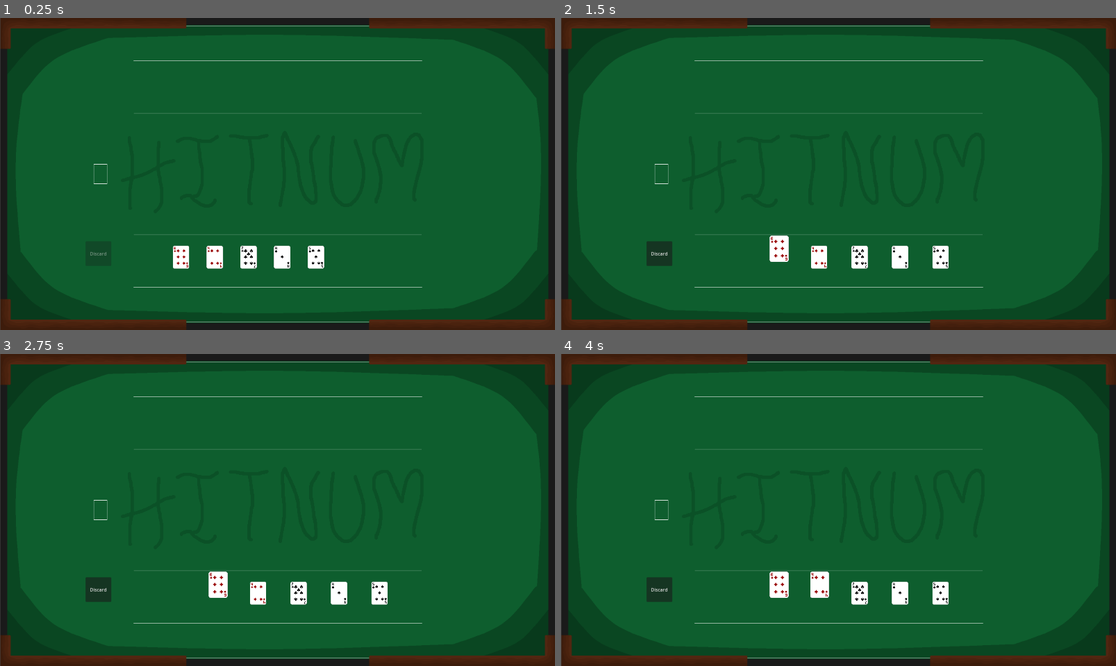
Above: before the commit, frames 1-4 (two rows, left to right).
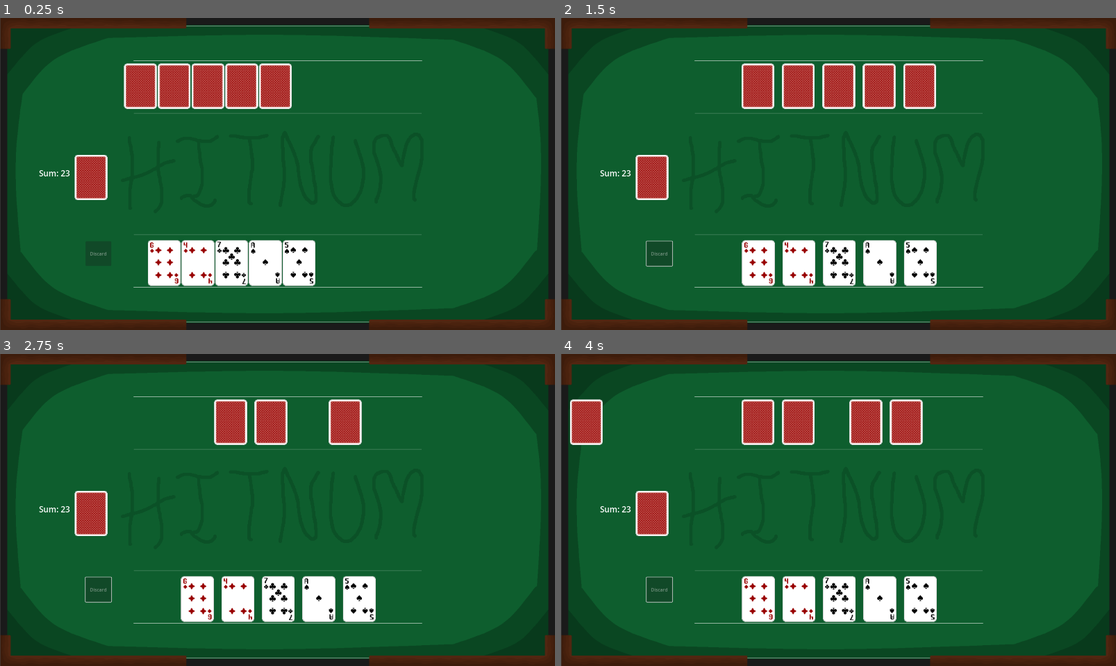
Above: after the commit, the same moments.

Repository: Otaibifmf/card-game
Game: Godot game, scene res://Main.tscn
Same seed, same stepped clock (60 frames per second), same inputs: the game is played once before the commit and once after it.
Inputs (mouse positions are in pixels of both pictures, inside the frame that each line leads up to):
- Up to frame 1 (0.25 s): no input
- Up to frame 2 (1.5 s): move the mouse to (777, 258) at 0.52 s; click (777, 258) at 0.67 s; click (660, 255) at 1.25 s, where only the run before the commit has a clickable "Discard"
- Up to frame 3 (2.75 s): click (99, 591) at 2 s, where only the run before the commit has a clickable "Discard"
- Up to frame 4 (4 s): click (660, 591) at 2.75 s, where only the run before the commit has a clickable "Discard"; tap Enter at 3.5 s; move the mouse to (821, 594) at 3.52 s; click (821, 594) at 3.67 s

The runs differ from the first frame. In frame 1, 9.2% of the frame differs, in the area x 7-59%, y 14-86%; in frame 2, 10%; in frame 3, 8.3%; in frame 4, 10%, in the area x 1-70%, y 14-86%.

Commit message:
added bothand, sum counter, deck

Diff:
--- /dev/null
+++ b/BotHand.gd
@@ -0,0 +1,119 @@
+extends Node2D
+
+const HAND_COUNT = 5
+const HAND_Y = 230
+const HAND_CENTER_X = 950
+const CARD_WIDTH = 140
+
+var card_scene = preload("res://Scenes/Card.tscn")
+var back_texture = preload("res://assets/red_backing.png")
+
+var cards = []
+var TARGET_TOTAL = 0
+var deck = null
+
+func _ready():
+	deck = get_node("../Deck")
+	if deck == null:
+		push_error("Deck not found.")
+		return
+
+	var player_hand = get_node("../PlayerHand")
+	if player_hand:
+		TARGET_TOTAL = player_hand.TARGET_TOTAL
+
+	for i in range(HAND_COUNT):
+		var card_data = deck.draw_card()
+		if card_data == null:
+			break
+		var card = _create_hidden_card(card_data)
+		cards.append(card)
+
+	_update_card_positions()
+	call_deferred("_attempt_to_win")
+
+func _create_hidden_card(card_data):
+	var card = card_scene.instantiate()
+	add_child(card)
+	card.position = Vector2(-500, HAND_Y)
+	card.card_data = card_data
+
+	var sprite = card.get_node("CardImage")
+	if sprite:
+		sprite.texture = back_texture
+
+	var area = card.get_node("Area2D")
+	if area:
+		area.set_deferred("monitoring", false)
+		area.set_deferred("input_pickable", false)
+
+	return card
+
+func _update_card_positions():
+	var total_width = (cards.size() - 1) * CARD_WIDTH
+	for i in range(cards.size()):
+		var card = cards[i]
+		var base_x = HAND_CENTER_X + i * CARD_WIDTH - total_width / 2
+		var target_pos = Vector2(base_x, HAND_Y)
+		var tween = create_tween()
+		tween.tween_property(card, "position", target_pos, 0.3)
+
+func _attempt_to_win():
+	await get_tree().create_timer(1.5).timeout
+
+	while calculate_total() != TARGET_TOTAL:
+		print("🤖 Bot total:", calculate_total(), "Trying to reach", TARGET_TOTAL)
+		_discard_random_cards()
+		await get_tree().create_timer(1.2).timeout
+
+	print("🤖 Bot wins with total:", TARGET_TOTAL)
+	var win_label = get_node("../WinLabel")
+	if win_label:
+		win_label.text = "🤖 Bot Wins!"
+		win_label.visible = true
+
+func _discard_random_cards():
+	if deck == null:
+		return
+
+	# Discard 1 or 2 random cards (if possible)
+	var count_to_discard = min(cards.size(), randi() % 2 + 1)
+	var cards_to_discard = []
+
+	while cards_to_discard.size() < count_to_discard:
+		var random_index = randi() % cards.size()
+		var card = cards[random_index]
+		if card not in cards_to_discard:
+			cards_to_discard.append(card)
+
+	# Remove from scene and list
+	for card in cards_to_discard:
+		cards.erase(card)
+		card.queue_free()
+
+	# Draw replacements
+	for i in range(count_to_discard):
+		var card_data = deck.draw_card()
+		if card_data == null:
+			break
+		var new_card = _create_hidden_card(card_data)
+		cards.append(new_card)
+
+	_update_card_positions()
+
+func calculate_total() -> int:
+	var total = 0
+	var rank_values = {
+		"ace": 1, "two": 2, "three": 3, "four": 4, "five": 5,
+		"six": 6, "seven": 7, "eight": 8, "nine": 9, "ten": 10
+	}
+
+	for card in cards:
+		if typeof(card.card_data) == TYPE_DICTIONARY:
+			var name_str = card.card_data.get("name", "")
+			var parts = name_str.split(" ")
+			if parts.size() >= 1:
+				var rank = parts[0].to_lower()
+				if rank_values.has(rank):
+					total += rank_values[rank]
+	return total
--- a/Main.tscn
+++ b/Main.tscn
@@ -1,11 +1,23 @@
-[gd_scene load_steps=4 format=3 uid="uid://dbbqi3ckwt7wi"]
+[gd_scene load_steps=8 format=3 uid="uid://dbbqi3ckwt7wi"]
 
 [ext_resource type="Script" path="res://PlayerHand.gd" id="2_5e2s4"]
 [ext_resource type="Script" path="res://Deck.gd" id="3_0e6w1"]
 [ext_resource type="Texture2D" uid="uid://cdwc25o7jhebe" path="res://assets/hitnum table.png" id="3_1re3l"]
+[ext_resource type="Texture2D" uid="uid://bh47nw62anop5" path="res://ace_of_clubs.png" id="4_iml1s"]
+[ext_resource type="Texture2D" uid="uid://c60c82tu2shwu" path="res://assets/red_backing.png" id="5_sysse"]
+[ext_resource type="Script" path="res://BotHand.gd" id="6_yibso"]
+
+[sub_resource type="Theme" id="Theme_mu1qb"]
 
 [node name="Main" type="Node2D"]
 position = Vector2(1, 0)
+
+[node name="Background" type="TextureRect" parent="."]
+z_index = -1
+z_as_relative = false
+offset_right = 1920.0
+offset_bottom = 1080.0
+texture = ExtResource("3_1re3l")
 
 [node name="Deck" type="Node" parent="."]
 script = ExtResource("3_0e6w1")
@@ -28,9 +40,25 @@
 offset_right = 898.0
 offset_bottom = 675.0
 
-[node name="Background" type="TextureRect" parent="."]
-z_index = -1
-z_as_relative = false
-offset_right = 40.0
-offset_bottom = 40.0
-texture = ExtResource("3_1re3l")
+[node name="AceOfClubs" type="Sprite2D" parent="."]
+visible = false
+position = Vector2(576, 840)
+scale = Vector2(2, 2)
+texture = ExtResource("4_iml1s")
+
+[node name="RedBacking" type="Sprite2D" parent="."]
+position = Vector2(314, 552)
+scale = Vector2(2, 2)
+texture = ExtResource("5_sysse")
+
+[node name="HandSumLabel" type="Label" parent="."]
+offset_left = 134.0
+offset_top = 518.0
+offset_right = 194.0
+offset_bottom = 553.0
+theme = SubResource("Theme_mu1qb")
+theme_type_variation = &"HeaderLarge"
+text = "Sum: 0"
+
+[node name="BotHand" type="Node2D" parent="."]
+script = ExtResource("6_yibso")
--- a/PlayerHand.gd
+++ b/PlayerHand.gd
@@ -2,8 +2,8 @@
 
 const HAND_COUNT = 5
 const MAX_SELECTION = 2
-const HAND_Y = 500 #600
-const HAND_CENTER_X = 540 #640
+const HAND_Y = 520 #500 #600
+const HAND_CENTER_X = 470 #540 #640
 const CARD_WIDTH = 140
 
 const POSSIBLE_TARGETS = [22, 23, 24, 25, 26, 27, 28, 29, 30]
@@ -45,7 +45,7 @@
 		cards.append(card)
 
 	_update_card_positions()
-
+	update_hand_sum_label()
 	var discard_button = get_node("../DiscardButton")
 	if discard_button == null:
 		push_error("DiscardButton not found.")
@@ -62,6 +62,7 @@
 	var card = card_scene.instantiate()
 	add_child(card)
 	card.position = Vector2(-500, HAND_Y)
+	#card.scale = Vector2(2, 2)
 	card.card_data = card_data
 
 	var sprite = card.get_node("CardImage")
@@ -86,6 +87,7 @@
 		if selected_cards.size() < MAX_SELECTION:
 			selected_cards.append(card)
 
+	update_hand_sum_label()
 	_update_card_positions()
 	_update_discard_button_state()
 
@@ -172,6 +174,7 @@
 
 	_update_card_positions()
 	_update_discard_button_state()
+	update_hand_sum_label()
 
 	var hand_total = calculate_hand_total()
 	print("🧮 DEBUG Hand total:", hand_total, " Target:", TARGET_TOTAL)
@@ -184,3 +187,10 @@
 			win_label.visible = true
 	else:
 		print("Keep discarding to reach", TARGET_TOTAL)
+
+
+func update_hand_sum_label():
+	var sum = calculate_hand_total()
+	var label = get_node("../HandSumLabel")
+	if label:
+		label.text = "Sum: " + str(sum)
--- a/Scenes/Card.tscn
+++ b/Scenes/Card.tscn
@@ -4,13 +4,14 @@
 [ext_resource type="Script" path="res://Card.gd" id="1_ysm4x"]
 
 [sub_resource type="RectangleShape2D" id="RectangleShape2D_xoqcj"]
-size = Vector2(56, 78)
+size = Vector2(114, 158)
 
 [node name="Card" type="Node2D"]
 script = ExtResource("1_ysm4x")
 
 [node name="CardImage" type="Sprite2D" parent="."]
 position = Vector2(10, 6)
+scale = Vector2(2, 2)
 texture = ExtResource("1_xs13f")
 
 [node name="Area2D" type="Area2D" parent="."]
Binary file added: assets/red_backing.png
Not shown, added: assets/red_backing.png.import
